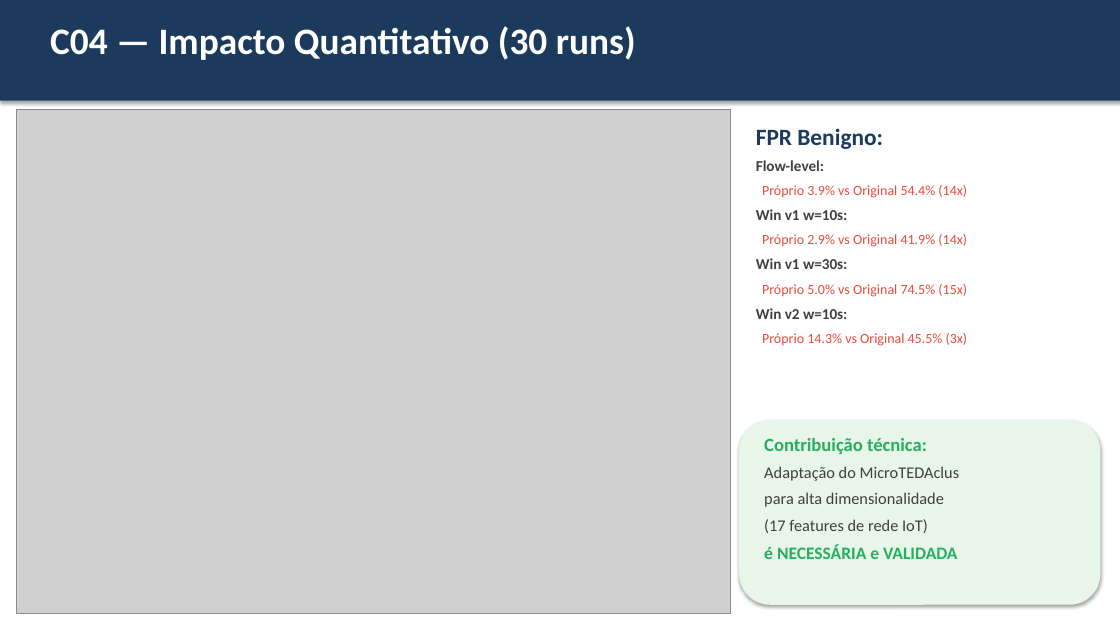
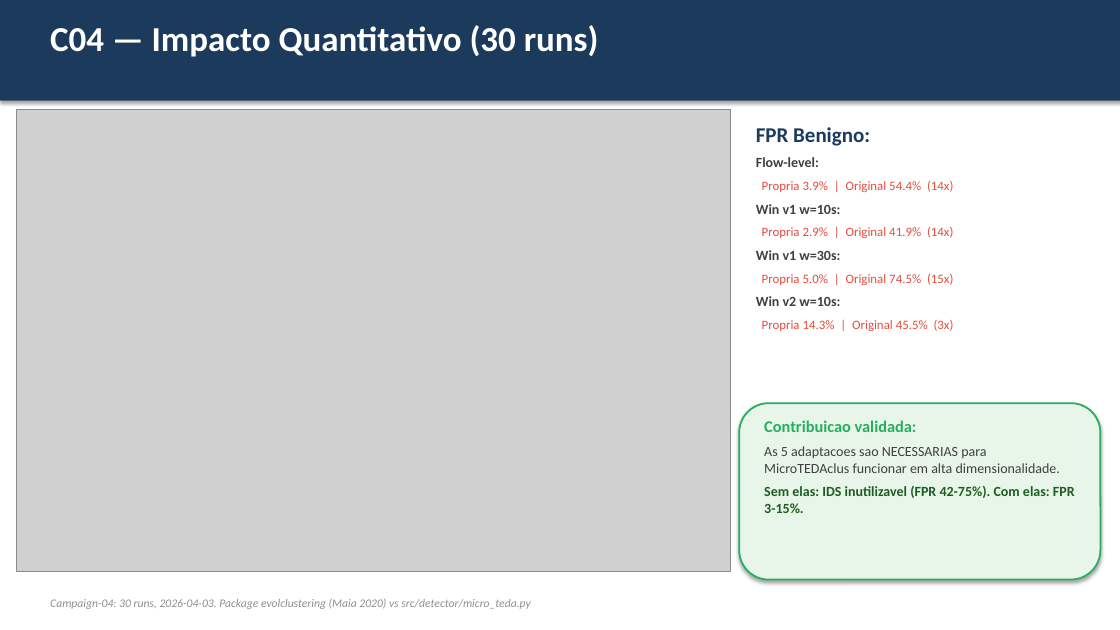
Before and after one commit to agvicente/final-project, a slide deck: slide 17 of docs/meeting/2026-03-19-advisor-meeting.pptx (slide 10 before the commit). Drawn at 1120x630 pixels with LibreOffice and Linux fonts; fonts in the diff are those of the drawing; grey boxes stand for pictures. Boxes give left, top, right and bottom in pixels: in the first picture for what was removed or moved away, otherwise in the second. Text is boxed around its words. In the diff, an @@ line names an element or a change of style, - is before the commit and + after.

```diff
--- a/docs/meeting/2026-03-19-advisor-meeting.pptx
+++ b/docs/meeting/2026-03-19-advisor-meeting.pptx
@@ text "C04 — Impacto Quantitativo (30 ..." at (x1=50, y1=25, x2=599, y2=57): size 32 to 30 pt @@
@@ picture resized from (x1=17, y1=109, x2=731, y2=613) to (x1=17, y1=109, x2=731, y2=571) @@
@@ text at (x1=756, y1=127, x2=870, y2=306): size 20 to 18 pt in "FPR Benigno:"; size 13 to 12 pt in "Flow-level:", "Win v1 w=10s:", "Win v1 w=30s:", "Win v2 w=10s:" @@
@@ text at (x1=762, y1=181, x2=953, y2=192): text changed; size 12 to 11 pt @@
-Próprio 3.9% vs Original 54.4% (14x)
+Propria 3.9% | Original 54.4% (14x)
@@ text at (x1=762, y1=227, x2=953, y2=238): text changed; size 12 to 11 pt @@
-Próprio 2.9% vs Original 41.9% (14x)
+Propria 2.9% | Original 41.9% (14x)
@@ text at (x1=762, y1=274, x2=953, y2=285): text changed; size 12 to 11 pt @@
-Próprio 5.0% vs Original 74.5% (15x)
+Propria 5.0% | Original 74.5% (15x)
@@ text at (x1=803, y1=320, x2=928, y2=329): text changed; size 12 to 11 pt @@
-Próprio 14.3% vs Original 45.5% (3x)
+Propria 14.3% | Original 45.5% (3x)
@@ rounded rectangle resized from (x1=739, y1=420, x2=1101, y2=605) to (x1=739, y1=403, x2=1101, y2=580) @@
@@ rounded rectangle at (x1=739, y1=403, x2=1101, y2=580): outline none to #27AE60 1.5 pt @@
@@ text at (x1=764, y1=420, x2=1075, y2=513): text changed; size 14 to 12 pt @@
-Contribuição técnica:
-Adaptação do MicroTEDAclus
-para alta dimensionalidade
-(17 features de rede IoT)
-é NECESSÁRIA e VALIDADA
+Contribuicao validada:
+As 5 adaptacoes sao NECESSARIAS para MicroTEDAclus funcionar em alta dimensionalidade.
+Sem elas: IDS inutilizavel (FPR 42-75%). Com elas: FPR 3-15%.
@@ text added at (x1=50, y1=599, x2=530, y2=609), 10 pt, text #909090, italic @@
+Campaign-04: 30 runs, 2026-04-03. Package evolclustering (Maia 2020) vs src/detector/micro_teda.py
```
Also in this commit, not shown: 6 other slides changed, 15 slides added, 7 slides removed, 7 other files.
